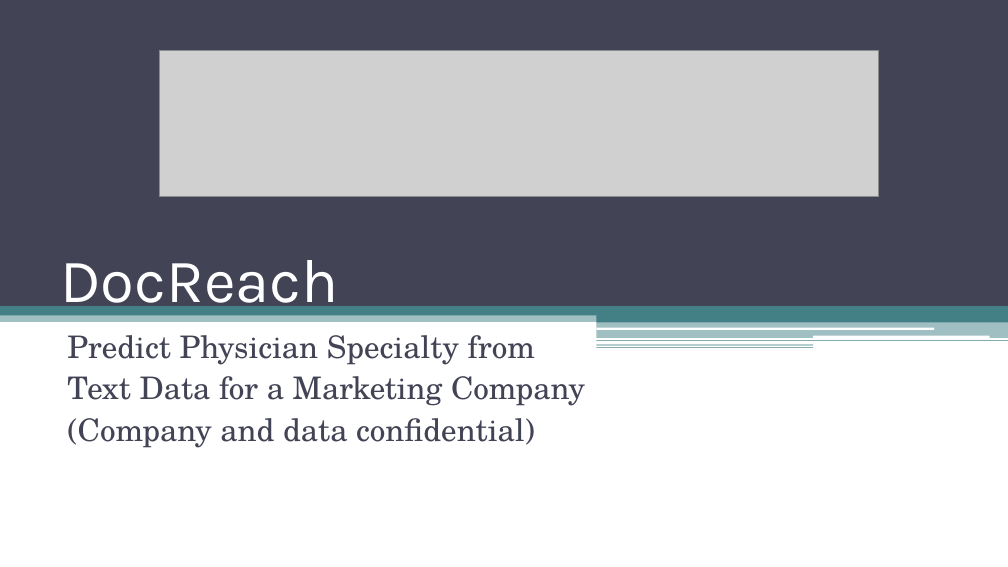
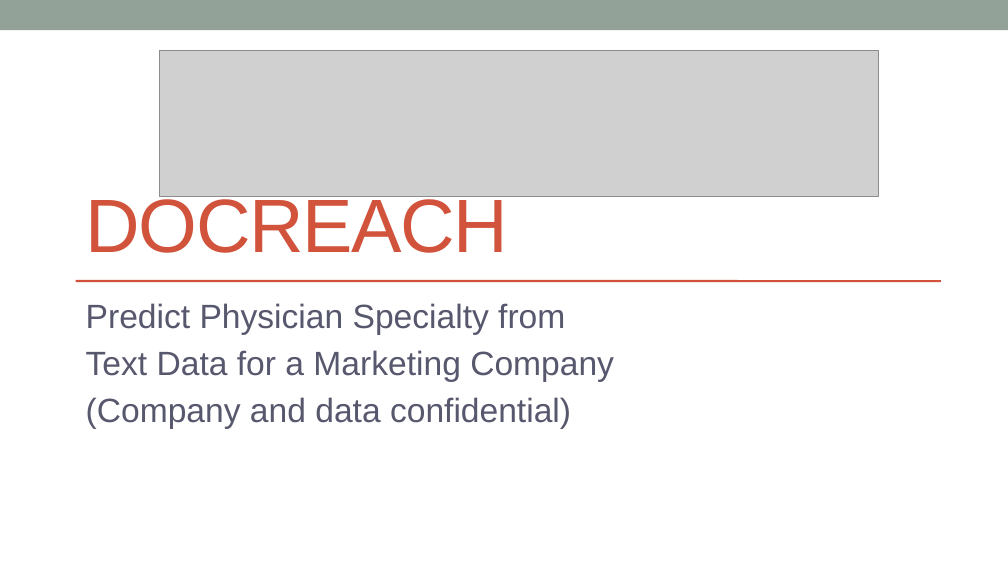
Before and after one commit to krishnatray/galvanize-dsi-capstone, a slide deck: slide 1 of presentation/DocReach.pptx. Drawn at 1008x567 pixels with LibreOffice and Linux fonts; fonts in the diff are those of the drawing; grey boxes stand for pictures. Boxes give left, top, right and bottom in pixels: in the first picture for what was removed or moved away, otherwise in the second. Text is boxed around its words. In the diff, an @@ line names an element or a change of style, - is before the commit and + after.

```diff
--- a/presentation/DocReach.pptx
+++ b/presentation/DocReach.pptx
@@ rectangle removed at bbox=[0, 0, 1008, 306] @@
@@ rectangle added at bbox=[0, 0, 1008, 30], fill #93A299 @@
@@ title at bbox=[86, 192, 509, 253]: text changed; size 44 to 54 pt; font Karla to Arial; text colour #FFFFFF to #D2533C @@
-DocReach
+DOCREACH
@@ subtitle "Predict Physician Specialty from": place and size @@
-subtitle "Predict Physician Specialty from" at bbox=[67, 335, 585, 448]
+subtitle "Predict Physician Specialty from" at bbox=[86, 303, 614, 429]
@@ subtitle "Predict Physician Specialty from" at bbox=[86, 303, 614, 429]: size 22.2 to 24 pt, font TeX Gyre Schola to Arial, text colour #424456 to #57576E; indent changed; more space between paragraphs @@
@@ line added from (76, 281) to (940, 281), #D2533C 1.5 pt @@
@@ rectangle removed at bbox=[0, 301, 1008, 322] @@
@@ rectangle removed at bbox=[0, 303, 1008, 316] @@
@@ rectangle removed at bbox=[597, 316, 1008, 323] @@
@@ rectangle removed at bbox=[597, 323, 1008, 339] @@
@@ rounded rectangle removed at bbox=[597, 328, 934, 330] @@
@@ rectangle removed at bbox=[707, 301, 1008, 322] @@
@@ rectangle removed at bbox=[597, 341, 1008, 342] @@
@@ rectangle removed at bbox=[597, 345, 813, 346] @@
@@ rectangle removed at bbox=[597, 347, 813, 348] @@
@@ rounded rectangle removed at bbox=[813, 336, 990, 339] @@
```
Also in this commit, not shown: 11 other slides changed, 1 slide added, 43 other files.
